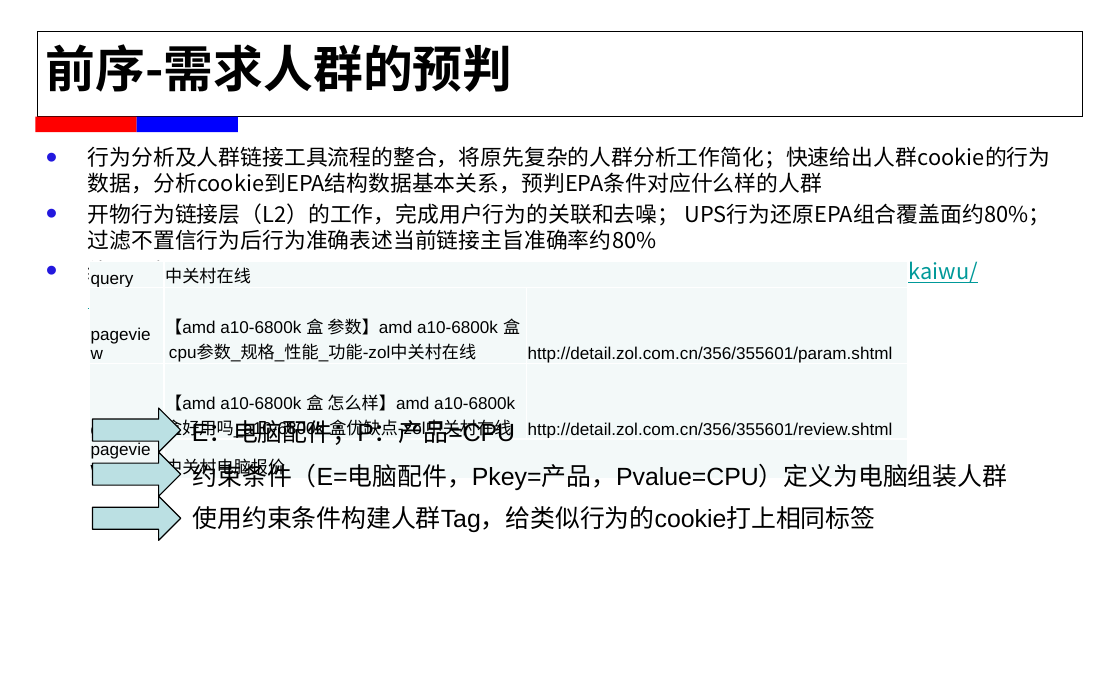
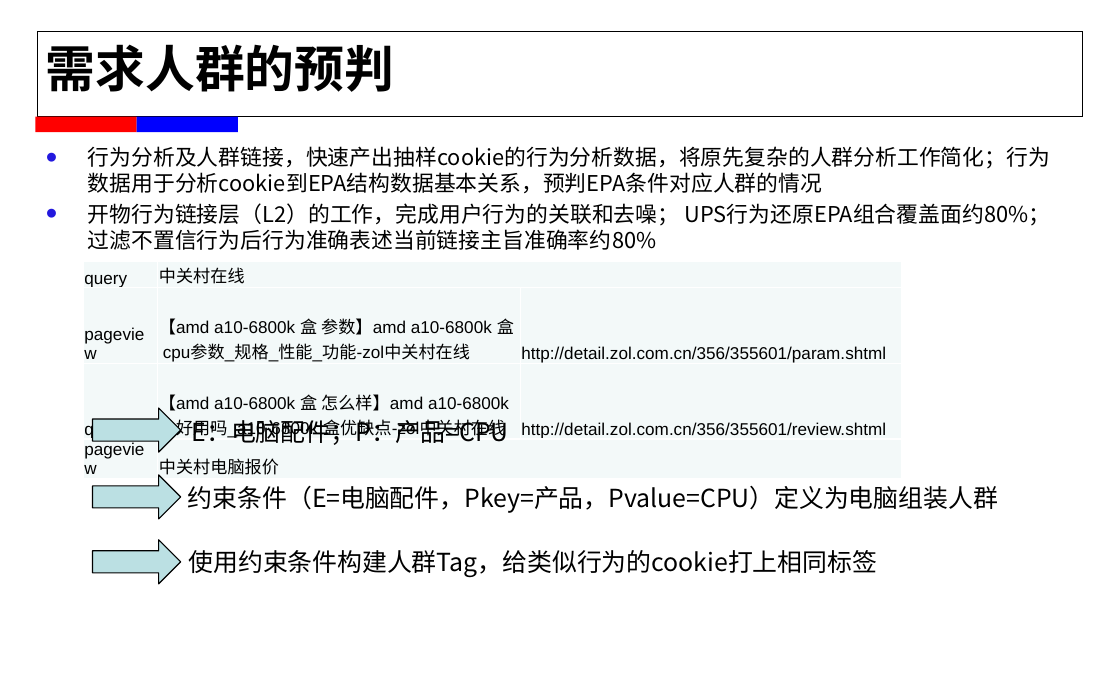
Before and after one commit to alexxyjiang/baidu-tech-report, a slide deck: slide 6 of For T5/蒋学渊_2015年春工作述职.pptx. Drawn at 1120x700 pixels with LibreOffice and Linux fonts; fonts in the diff are those of the drawing; background and template pictures are left out. Boxes give left, top, right and bottom in pixels: in the first picture for what was removed or moved away, otherwise in the second. Text is boxed around its words. In the diff, an @@ line names an element or a change of style, - is before the commit and + after.

```diff
--- a/For T5/蒋学渊_2015年春工作述职.pptx
+++ b/For T5/蒋学渊_2015年春工作述职.pptx
@@ text at (46, 44, 395, 92): text changed @@
-前序-需求人群的预判
+需求人群的预判
@@ text at (88, 146, 1050, 193): text changed @@
-• 行为分析及人群链接工具流程的整合，将原先复杂的人群分析工作简化；快速给出人群cookie的行为数据，分析cookie到EPA结构数据基本关系，预判EPA条件对应什么样的人群
+• 行为分析及人群链接，快速产出抽样cookie的行为分析数据，将原先复杂的人群分析工作简化；行为数据用于分析cookie到EPA结构数据基本关系，预判EPA条件对应人群的情况
@@ table: place and size @@
-table at (90, 262, 908, 483)
+table at (83, 262, 902, 483)
@@ text at (88, 260, 978, 309): paragraph removed @@
-• 线下分析工具：http://sp.baidu.com:8080/survey/public?type=task&name=/nova/kaiwu/l2_analysis_pb_join_kt
@@ right arrow: place and size @@
-right arrow at (93, 452, 181, 496)
+right arrow at (93, 475, 181, 519)
@@ text "约束条件（E=电脑配件，Pkey=产品，Pvalue=CPU）定义为电脑组装人群": place and size @@
-text "约束条件（E=电脑配件，Pkey=产品，Pvalue=CPU）定义为电脑组装人群" at (193, 459, 1008, 490)
+text "约束条件（E=电脑配件，Pkey=产品，Pvalue=CPU）定义为电脑组装人群" at (188, 486, 998, 513)
@@ right arrow: place and size @@
-right arrow at (93, 496, 181, 540)
+right arrow at (93, 540, 181, 584)
@@ font Arial to Noto Sans CJK SC in 3 elements at (192, 419, 509, 445), (188, 486, 998, 513), (189, 550, 877, 578) @@
@@ text "使用约束条件构建人群Tag，给类似行为的cookie打上相同标签": place and size @@
-text "使用约束条件构建人群Tag，给类似行为的cookie打上相同标签" at (193, 506, 876, 532)
+text "使用约束条件构建人群Tag，给类似行为的cookie打上相同标签" at (189, 550, 877, 578)
```
Also in this commit, not shown: 7 other slides changed, 2 slides added, 3 slides removed, 2 other files.
